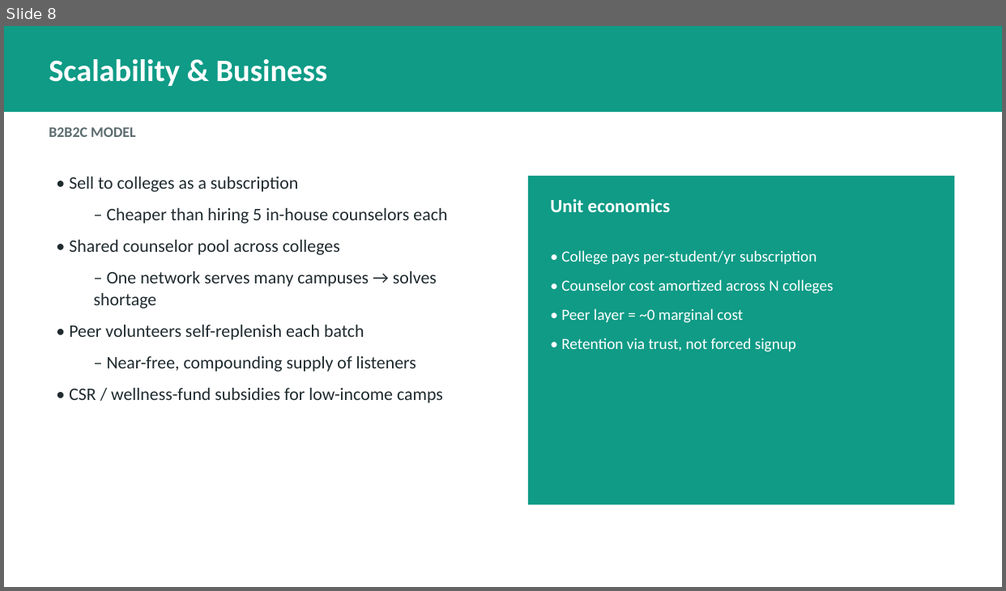
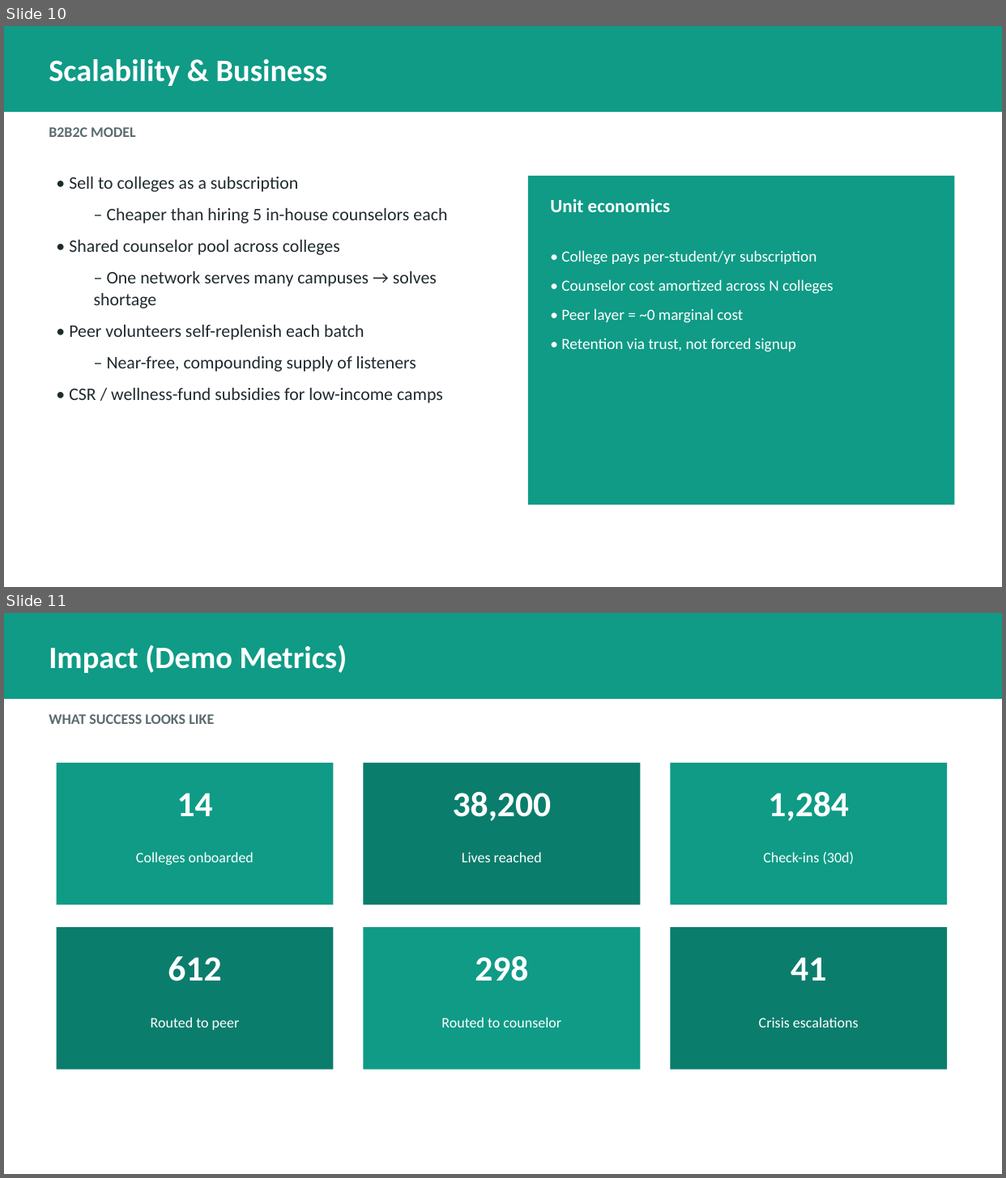
Before and after one commit to mellowpraful/vistaraz-site, a slide deck: pitch/MANNMITRA.pptx. Shown one above the other, each under a label of ours: slide 8 before the commit, slides 10 and 11 after it. The pictures are 1006x591 and 1006x1178 pixels, drawn with LibreOffice and Linux fonts; fonts in the diff are those of the drawing. Boxes give left, top, right and bottom in pixels: in the first picture for what was removed or moved away, otherwise in the second. Text is boxed around its words. In the diff, an @@ line names an element or a change of style, - is before the commit and + after.

```diff
--- a/pitch/MANNMITRA.pptx
+++ b/pitch/MANNMITRA.pptx
@@ slide 11 added at [4, 613, 1002, 1174], background #FFFFFF @@
@@ rectangle added at [4, 613, 1002, 699], fill #0F9B86 @@
@@ text added at [49, 645, 347, 673], 30 pt, text #FFFFFF, bold @@
+Impact (Demo Metrics)
@@ text added at [49, 714, 214, 724], 14 pt, text #5B6B6E, bold @@
+WHAT SUCCESS LOOKS LIKE
@@ rectangle added at [57, 763, 334, 905], fill #0F9B86 @@
@@ rectangle added at [364, 763, 641, 905], fill #0B7D6C @@
@@ rectangle added at [671, 763, 948, 905], fill #0F9B86 @@
@@ text added at [177, 793, 213, 816], 34 pt, text #FFFFFF, bold @@
+14
@@ text added at [453, 792, 552, 821], 34 pt, text #FFFFFF, bold @@
+38,200
@@ text added at [768, 792, 848, 821], 34 pt, text #FFFFFF, bold @@
+1,284
@@ text added at [136, 852, 253, 865], 14 pt, text #FFFFFF @@
+Colleges onboarded
@@ text added at [462, 852, 542, 862], 14 pt, text #FFFFFF @@
+Lives reached
@@ text added at [763, 852, 854, 865], 14 pt, text #FFFFFF @@
+Check-ins (30d)
@@ rectangle added at [57, 927, 334, 1070], fill #0B7D6C @@
@@ rectangle added at [364, 927, 641, 1070], fill #0F9B86 @@
@@ rectangle added at [671, 927, 948, 1070], fill #0B7D6C @@
@@ text added at [168, 956, 221, 982], 34 pt, text #FFFFFF, bold @@
+612
@@ text added at [475, 956, 528, 982], 34 pt, text #FFFFFF, bold @@
+298
@@ text added at [791, 957, 826, 981], 34 pt, text #FFFFFF, bold @@
+41
@@ text added at [151, 1017, 240, 1030], 14 pt, text #FFFFFF @@
+Routed to peer
@@ text added at [441, 1017, 561, 1028], 14 pt, text #FFFFFF @@
+Routed to counselor
@@ text added at [759, 1017, 859, 1028], 14 pt, text #FFFFFF @@
+Crisis escalations
@@ what was slide 8 is now slide 10 @@
```
Also in this commit, not shown: 6 slides changed, 2 other slides added, 5 other files.
